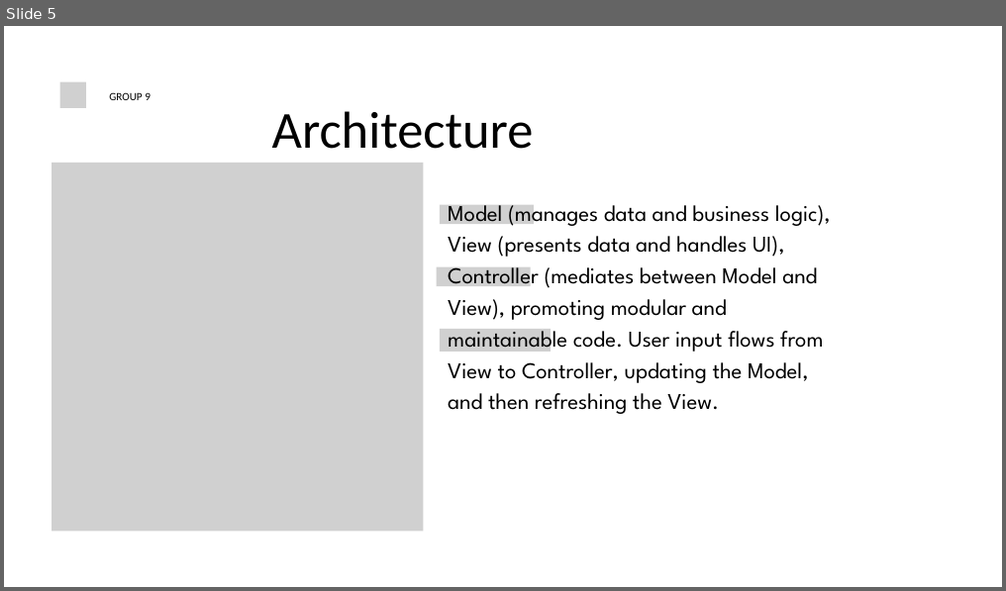
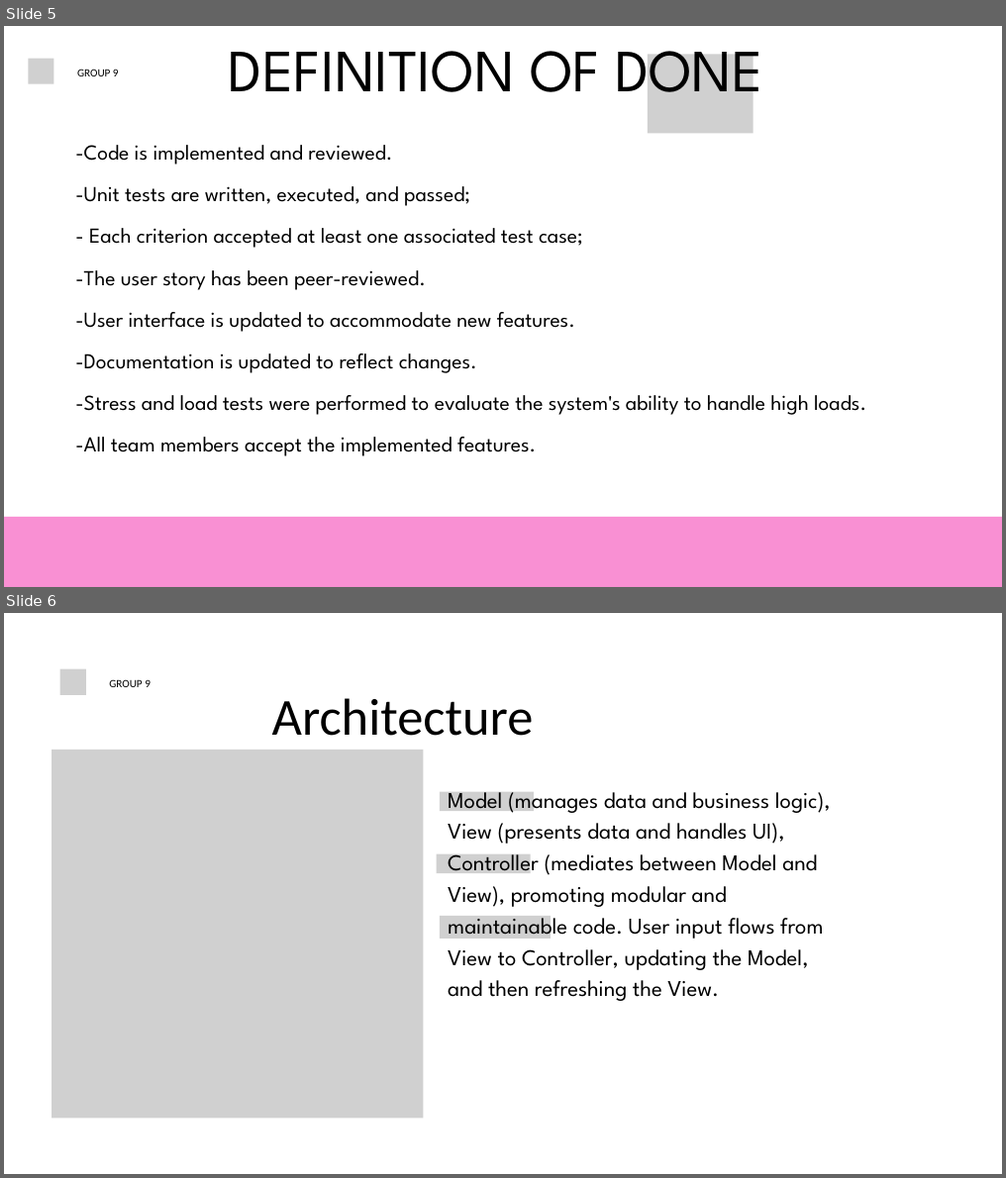
Before and after one commit to Tano37/IFTTT_GROUP_9, a slide deck: PresentationIFTTTGroup9.pptx. Shown one above the other, each under a label of ours: slide 5 before the commit, slides 5 and 6 after it. The pictures are 1006x591 and 1006x1178 pixels, drawn with LibreOffice and Linux fonts; fonts in the diff are those of the drawing; grey boxes stand for pictures. Boxes give left, top, right and bottom in pixels: in the first picture for what was removed or moved away, otherwise in the second. Text is boxed around its words. In the diff, an @@ line names an element or a change of style, - is before the commit and + after.

```diff
--- a/PresentationIFTTTGroup9.pptx
+++ b/PresentationIFTTTGroup9.pptx
@@ slide 5 added at bbox=[4, 26, 1002, 587], background #FFFFFF @@
@@ text added at bbox=[229, 32, 763, 109], 86.5 pt, text #000000 @@
+DEFINITION OF DONE
@@ picture added at bbox=[648, 54, 753, 133] @@
@@ picture added at bbox=[28, 59, 54, 84] @@
@@ text added at bbox=[77, 69, 119, 76], 16 pt, text #000000 @@
+GROUP 9
@@ text added at bbox=[75, 145, 866, 457], 30.8 pt, text #000000 @@
+-Code is implemented and reviewed.
+-Unit tests are written, executed, and passed;
+- Each criterion accepted at least one associated test case;
+-The user story has been peer-reviewed.
+-User interface is updated to accommodate new features.
+-Documentation is updated to reflect changes.
+-Stress and load tests were performed to evaluate the system's ability to handle high loads.
+-All team members accept the implemented features.
@@ rectangle added at bbox=[4, 517, 1002, 587], fill #F990D3 @@
@@ what was slide 5 is now slide 6 @@
```
Also in this commit, not shown: 2 slides changed.
